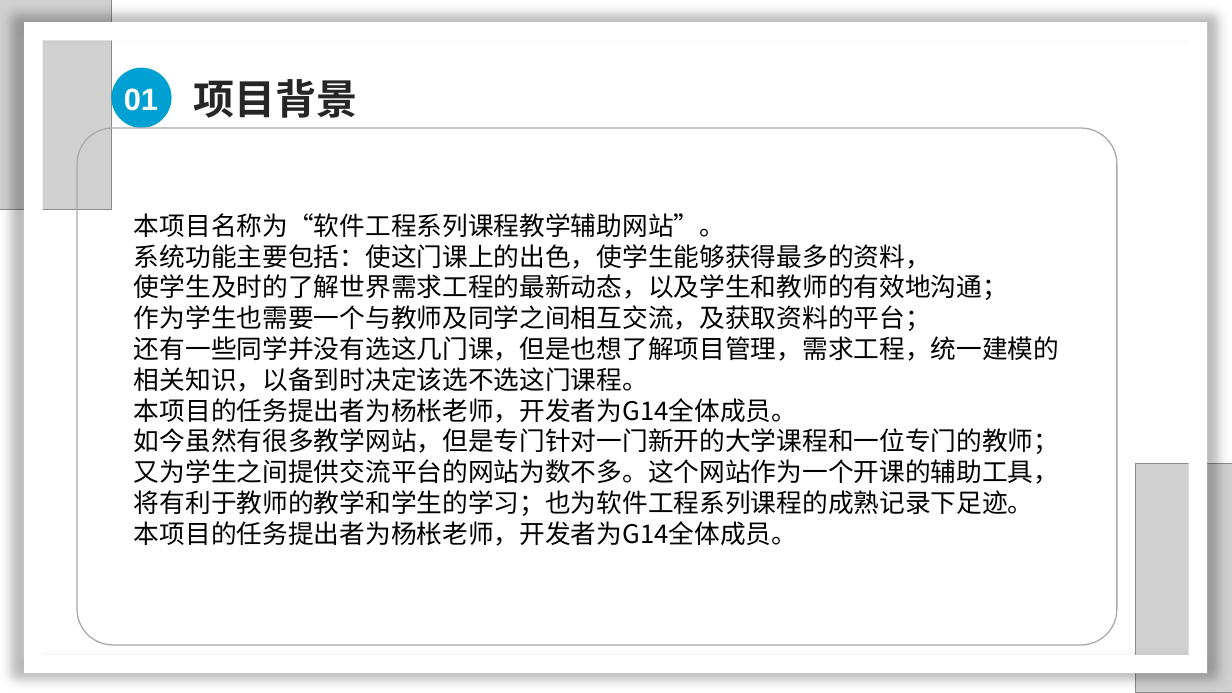
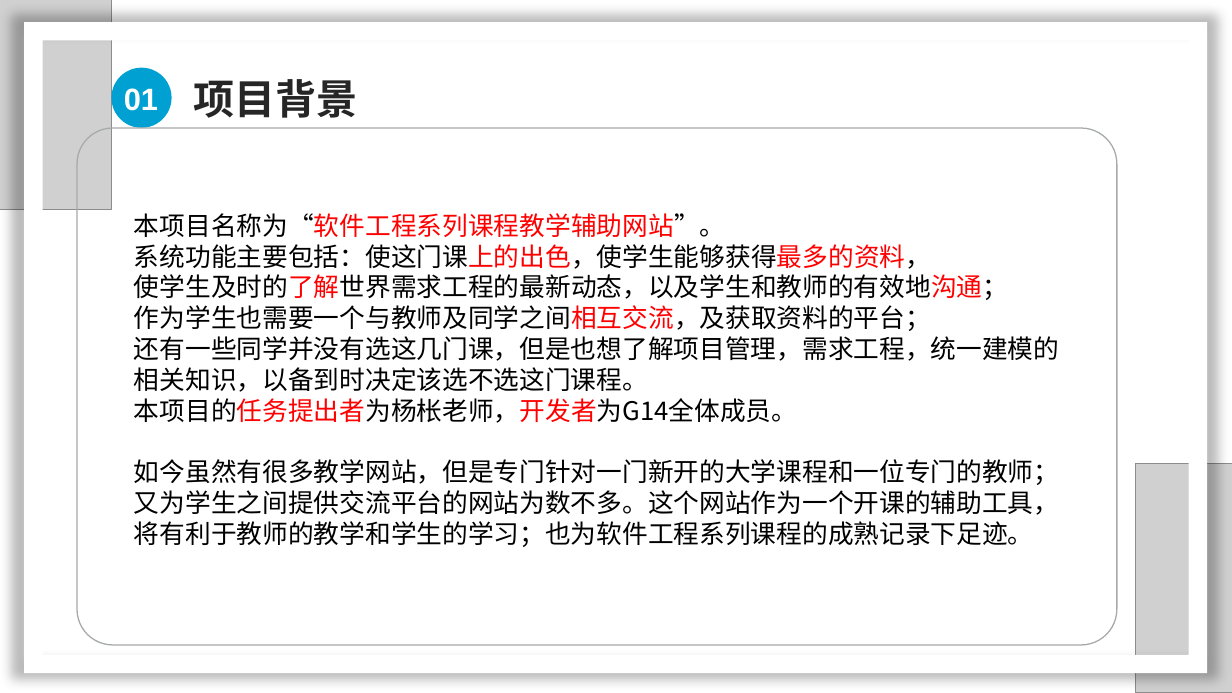
Before and after one commit to SarielX98/PRD2018G14, a slide deck: slide 4 of 受控文档/PPT/软件需求工程审核PPT.pptx. Drawn at 1232x693 pixels with LibreOffice and Linux fonts; fonts in the diff are those of the drawing; grey boxes stand for pictures; background and template pictures are left out. Boxes give left, top, right and bottom in pixels: in the first picture for what was removed or moved away, otherwise in the second. Text is boxed around its words. In the diff, an @@ line names an element or a change of style, - is before the commit and + after.

```diff
--- a/受控文档/PPT/软件需求工程审核PPT.pptx
+++ b/受控文档/PPT/软件需求工程审核PPT.pptx
@@ text at [134,213,1008,423]: text colour #000000 to #FF0000 in "本项目名称为“软件工程系列课程教学辅助网站”。", "系统功能主要包括：使这门课上的出色，使学生能够获得最多的资料，", "使学生及时的了解世界需求工程的最新动态，以及学生和教师的有效地沟通；", "作为学生也需要一个与教师及同学之间相互交流，及获取资料的平台；" and 1 more places @@
@@ text at [134,521,797,546]: paragraph removed @@
-本项目的任务提出者为杨枨老师，开发者为G14全体成员。
```
Also in this commit, not shown: 19 other slides changed, 10 slides added, 1 slide removed, 1 other file.
